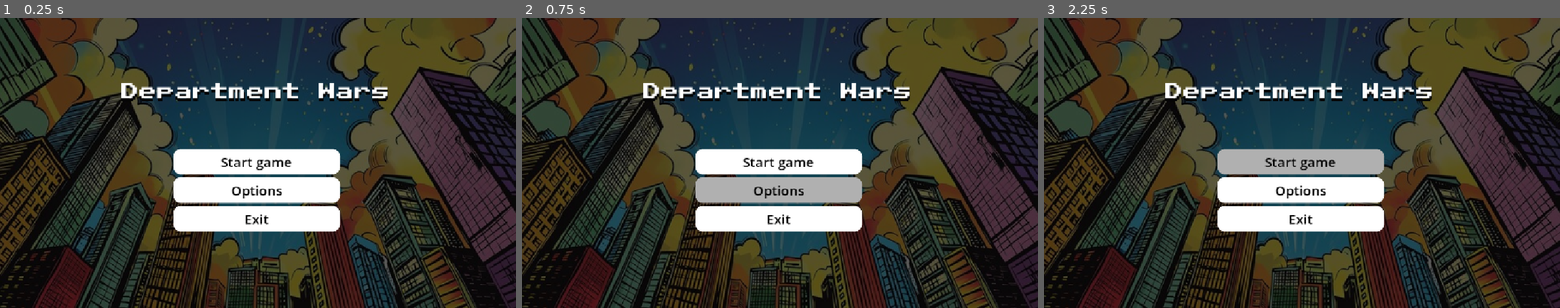
Above: before the commit, frames 1-3 (left to right).
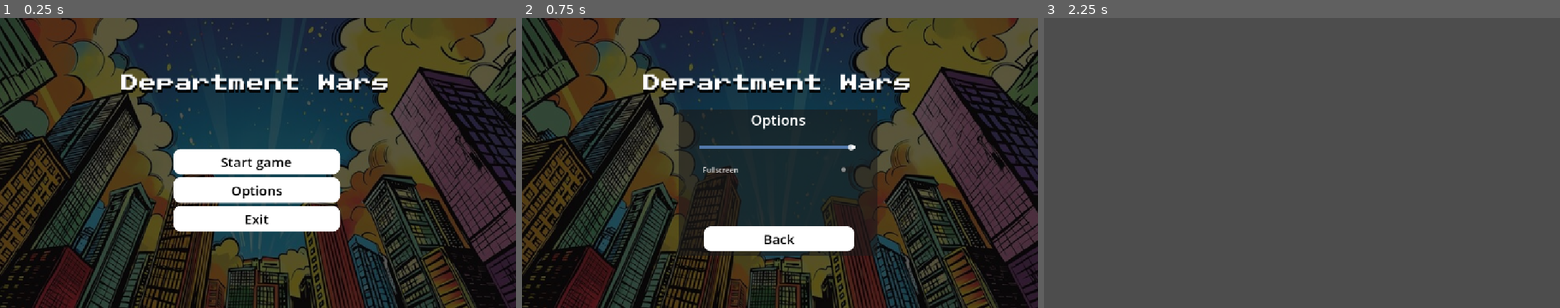
Above: after the commit, the same moments.

Repository: hxc6806/Department-Wars
Game: Godot game, scene res://Scenes/main_menu.tscn
The game is run twice, just before and just after one commit, with the same random seed, the same clock (stepped at 60 frames per second) and the same inputs.
Inputs (mouse positions are in pixels of both pictures, inside the frame that each line leads up to):
- Up to frame 1 (0.25 s): no input
- Up to frame 2 (0.75 s): click "Options" at 0.5 s
- Up to frame 3 (2.25 s): click (1302, 238) at 1.25 s, where only the run after the commit has a clickable "Back"; click "Start game" at 2 s

The runs differ from the first frame. In frame 1, 2.7% of the frame differs, in the area x 23-76%, y 19-29%; in frame 2, 20%; in frame 3, 91%, in the area x 0-100%, y 0-100%.

Commit message:
Added settings to main menu + fullscreen toggle on and off, start game leads to card manager as a placeholder.

Diff:
--- /dev/null
+++ b/department-wars/Scenes/audio_control.gd
@@ -0,0 +1,12 @@
+extends HSlider
+
+@export var audio_bus_name: String
+
+var audio_bus_id
+
+func _ready():
+	audio_bus_id = AudioServer.get_bus_index(audio_bus_name)
+
+func _on_value_changed(value: float) -> void:
+	var db = linear_to_db(value)
+	AudioServer.set_bus_volume_db(audio_bus_id, db)
--- /dev/null
+++ b/department-wars/Scenes/card.tscn
@@ -0,0 +1,19 @@
+[gd_scene format=3 uid="uid://d4kwdxul657j8"]
+
+[ext_resource type="Texture2D" path="res://Assets/Pokemon Solgaleo GX Card.png" id="1_kikvd"]
+
+[sub_resource type="RectangleShape2D" id="RectangleShape2D_38brq"]
+size = Vector2(162, 240)
+
+[node name="Card" type="Node2D" unique_id=1853218625]
+
+[node name="CardSprite" type="Sprite2D" parent="." unique_id=273941810]
+position = Vector2(1.0000305, -0.99993896)
+scale = Vector2(0.319802, 0.34861717)
+texture = ExtResource("1_kikvd")
+
+[node name="Area2D" type="Area2D" parent="." unique_id=269837112]
+
+[node name="CollisionShape2D" type="CollisionShape2D" parent="Area2D" unique_id=495027676]
+position = Vector2(1, -1)
+shape = SubResource("RectangleShape2D_38brq")
--- /dev/null
+++ b/department-wars/Scenes/card_manager.tscn
@@ -0,0 +1,10 @@
+[gd_scene format=3 uid="uid://bcgukqc3ok83l"]
+
+[ext_resource type="Script" path="res://Scripts/card_manager.gd" id="1_7ykl4"]
+[ext_resource type="PackedScene" uid="uid://d4kwdxul657j8" path="res://Scenes/card.tscn" id="2_8klf7"]
+
+[node name="CardManager" type="Node2D" unique_id=1134334514]
+script = ExtResource("1_7ykl4")
+
+[node name="Card" parent="." unique_id=1853218625 instance=ExtResource("2_8klf7")]
+position = Vector2(581, 302)
--- /dev/null
+++ b/department-wars/Scenes/fullscreen_control.gd
@@ -0,0 +1,7 @@
+extends CheckButton
+
+func _on_toggled(toggled_on: bool) -> void:
+	if toggled_on == true:
+		DisplayServer.window_set_mode(DisplayServer.WINDOW_MODE_FULLSCREEN)
+	else:
+		DisplayServer.window_set_mode(DisplayServer.WINDOW_MODE_WINDOWED)
--- /dev/null
+++ b/department-wars/Scenes/health.tscn
@@ -0,0 +1,6 @@
+[gd_scene format=3 uid="uid://bb4pnvu2v7tx"]
+
+[ext_resource type="Script" path="res://Scripts/health.gd" id="1_1nx07"]
+
+[node name="Health" type="Node" unique_id=1433802770]
+script = ExtResource("1_1nx07")
--- /dev/null
+++ b/department-wars/Scenes/main_menu.gd
@@ -0,0 +1,24 @@
+extends Control
+
+@onready var main_buttons: VBoxContainer = $MainButtons
+@onready var options: Panel = $Options
+
+func _ready():
+	main_buttons.visible = true
+	options.visible = false
+
+func _on_start_pressed() -> void:
+	get_tree().change_scene_to_file("res://Scenes/card_manager.tscn")
+
+
+func _on_settings_pressed() -> void:
+	print("Settings pressed")
+	main_buttons.visible = false
+	options.visible = true
+
+func _on_exit_pressed() -> void:
+	get_tree().quit()
+
+
+func _on_back_options_pressed() -> void:
+	_ready()
--- a/department-wars/Scenes/main_menu.tscn
+++ b/department-wars/Scenes/main_menu.tscn
@@ -1,7 +1,10 @@
 [gd_scene format=3 uid="uid://df2pk3mpy12ut"]
 
+[ext_resource type="Script" uid="uid://bruls47jxhd57" path="res://Scenes/main_menu.gd" id="1_1ehe0"]
 [ext_resource type="Texture2D" uid="uid://dvqke3cyyk7y3" path="res://360_F_1183353574_NIqTGmHSQIVK5ljuKxwIGrIHbcHNLh2m.jpg" id="1_48xlc"]
 [ext_resource type="FontFile" uid="uid://cthj24jjfrhwh" path="res://pixel_font.ttf" id="2_1ehe0"]
+[ext_resource type="Script" uid="uid://duwbnyv17k0on" path="res://Scenes/audio_control.gd" id="4_ce3w2"]
+[ext_resource type="Script" uid="uid://bt3dspi1bujq5" path="res://Scenes/fullscreen_control.gd" id="5_n45e2"]
 
 [sub_resource type="StyleBoxTexture" id="StyleBoxTexture_5xaec"]
 texture = ExtResource("1_48xlc")
@@ -64,6 +67,14 @@
 corner_radius_bottom_right = 16
 corner_radius_bottom_left = 16
 shadow_offset = Vector2(0, 3.41)
+
+[sub_resource type="StyleBoxLine" id="StyleBoxLine_5xaec"]
+color = Color(1, 1, 1, 1)
+thickness = 6
+
+[sub_resource type="StyleBoxLine" id="StyleBoxLine_sc62p"]
+color = Color(0.32624456, 0.4742043, 0.6676635, 1)
+thickness = 6
 
 [node name="MainMenu" type="Control" unique_id=166822406]
 layout_mode = 3
@@ -72,8 +83,9 @@
 anchor_bottom = 1.0
 grow_horizontal = 2
 grow_vertical = 2
-
-[node name="Panel" type="Panel" parent="." unique_id=163267776]
+script = ExtResource("1_1ehe0")
+
+[node name="Background" type="Panel" parent="." unique_id=163267776]
 layout_mode = 1
 anchors_preset = 15
 anchor_right = 1.0
@@ -82,7 +94,7 @@
 grow_vertical = 2
 theme_override_styles/panel = SubResource("StyleBoxTexture_5xaec")
 
-[node name="VBoxContainer" type="VBoxContainer" parent="." unique_id=1925138873]
+[node name="MainButtons" type="VBoxContainer" parent="." unique_id=1925138873]
 layout_mode = 1
 anchors_preset = 8
 anchor_left = 0.5
@@ -97,7 +109,7 @@
 grow_vertical = 2
 theme_override_constants/separation = 7
 
-[node name="Button" type="Button" parent="VBoxContainer" unique_id=1118896453]
+[node name="Button" type="Button" parent="MainButtons" unique_id=1118896453]
 layout_mode = 2
 size_flags_vertical = 3
 theme_override_colors/font_color = Color(0, 0, 0, 1)
@@ -111,7 +123,7 @@
 theme_override_styles/focus = SubResource("StyleBoxEmpty_48xlc")
 text = "Start game"
 
-[node name="Button2" type="Button" parent="VBoxContainer" unique_id=1094322489]
+[node name="Button2" type="Button" parent="MainButtons" unique_id=1094322489]
 layout_mode = 2
 size_flags_vertical = 3
 theme_override_colors/font_color = Color(0, 0, 0, 1)
@@ -126,7 +138,7 @@
 text = "Options
 "
 
-[node name="Button3" type="Button" parent="VBoxContainer" unique_id=210532435]
+[node name="Button3" type="Button" parent="MainButtons" unique_id=210532435]
 layout_mode = 2
 size_flags_vertical = 3
 theme_override_colors/font_color = Color(0, 0, 0, 1)
@@ -148,10 +160,10 @@
 anchor_top = 0.5
 anchor_right = 0.5
 anchor_bottom = 0.5
-offset_left = -171.0
-offset_top = -247.0
-offset_right = 160.0
-offset_bottom = -82.0
+offset_left = -305.0
+offset_top = -266.0
+offset_right = 295.0
+offset_bottom = -101.0
 grow_horizontal = 2
 grow_vertical = 2
 theme_override_colors/font_shadow_color = Color(0.011764706, 0.011764706, 0.011764706, 1)
@@ -161,3 +173,80 @@
 text = "Department Wars"
 horizontal_alignment = 1
 vertical_alignment = 1
+
+[node name="AudioStreamPlayer" type="AudioStreamPlayer" parent="." unique_id=410246597]
+autoplay = true
+bus = &"Music"
+
+[node name="Options" type="Panel" parent="." unique_id=1125336746]
+layout_mode = 1
+anchors_preset = 8
+anchor_left = 0.5
+anchor_top = 0.5
+anchor_right = 0.5
+anchor_bottom = 0.5
+offset_left = -226.0
+offset_top = -119.0
+offset_right = 218.0
+offset_bottom = 208.0
+grow_horizontal = 2
+grow_vertical = 2
+
+[node name="Label" type="Label" parent="Options" unique_id=693782339]
+layout_mode = 0
+offset_right = 444.0
+offset_bottom = 59.0
+theme_override_font_sizes/font_size = 32
+text = "Options"
+horizontal_alignment = 1
+
+[node name="Back" type="Button" parent="Options" unique_id=835727190]
+layout_mode = 0
+offset_left = 56.0
+offset_top = 261.0
+offset_right = 392.0
+offset_bottom = 316.0
+size_flags_vertical = 3
+theme_override_colors/font_color = Color(0, 0, 0, 1)
+theme_override_colors/font_focus_color = Color(0, 0, 0, 1)
+theme_override_colors/font_pressed_color = Color(0, 0, 0, 1)
+theme_override_colors/font_hover_color = Color(0, 0, 0, 1)
+theme_override_font_sizes/font_size = 30
+theme_override_styles/normal = SubResource("StyleBoxFlat_5xaec")
+theme_override_styles/pressed = SubResource("StyleBoxFlat_opfnp")
+theme_override_styles/hover = SubResource("StyleBoxFlat_cp0ys")
+theme_override_styles/focus = SubResource("StyleBoxEmpty_48xlc")
+text = "Back
+"
+
+[node name="AudioControl" type="HSlider" parent="Options" unique_id=1074405886]
+layout_mode = 0
+offset_left = 46.0
+offset_top = 62.0
+offset_right = 393.0
+offset_bottom = 106.0
+theme_override_styles/slider = SubResource("StyleBoxLine_5xaec")
+theme_override_styles/grabber_area = SubResource("StyleBoxLine_sc62p")
+theme_override_styles/grabber_area_highlight = SubResource("StyleBoxLine_sc62p")
+max_value = 1.0
+step = 0.05
+value = 1.0
+script = ExtResource("4_ce3w2")
+audio_bus_name = "Music"
+
+[node name="FullscreenControl" type="CheckButton" parent="Options" unique_id=1574631638]
+layout_mode = 0
+offset_left = 47.0
+offset_top = 110.0
+offset_right = 398.0
+offset_bottom = 158.0
+text = "Fullscreen"
+script = ExtResource("5_n45e2")
+
+[connection signal="pressed" from="MainButtons/Button" to="." method="_on_start_pressed"]
+[connection signal="pressed" from="MainButtons/Button2" to="." method="_on_options_pressed"]
+[connection signal="pressed" from="MainButtons/Button2" to="." method="_on_settings_pressed"]
+[connection signal="pressed" from="MainButtons/Button3" to="." method="_on_exit_pressed"]
+[connection signal="pressed" from="Options/Back" to="." method="_on_back_options_pressed"]
+[connection signal="value_changed" from="Options/AudioControl" to="Options/AudioControl" method="_on_value_changed"]
+[connection signal="toggled" from="Options/FullscreenControl" to="Options/FullscreenControl" method="_on_toggled"]
--- /dev/null
+++ b/department-wars/default_bus_layout.tres
@@ -0,0 +1,15 @@
+[gd_resource type="AudioBusLayout" format=3 uid="uid://o2ecat12rqas"]
+
+[resource]
+bus/1/name = &"Music"
+bus/1/solo = false
+bus/1/mute = false
+bus/1/bypass_fx = false
+bus/1/volume_db = 0.0
+bus/1/send = &"Master"
+bus/2/name = &"SFX"
+bus/2/solo = false
+bus/2/mute = false
+bus/2/bypass_fx = false
+bus/2/volume_db = 0.0
+bus/2/send = &"Master"
--- a/department-wars/project.godot
+++ b/department-wars/project.godot
@@ -15,6 +15,10 @@
 config/features=PackedStringArray("4.7", "Forward Plus")
 config/icon="res://icon.svg"
 
+[audio]
+
+buses/default_bus_layout="uid://o2ecat12rqas"
+
 [display]
 
 window/stretch/mode="canvas_items"
Not shown, added: department-wars/Scenes/audio_control.gd.uid
Not shown, added: department-wars/Scenes/fullscreen_control.gd.uid
Not shown, added: department-wars/Scenes/main_menu.gd.uid
